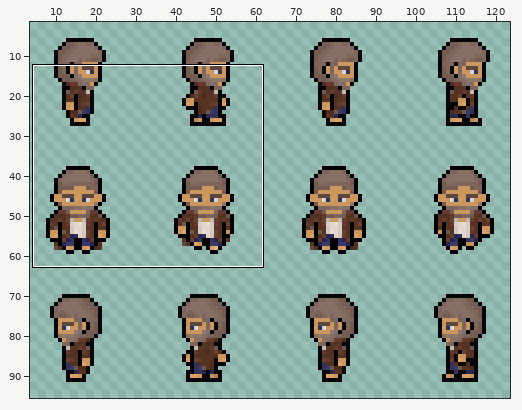
Sprite sheet -- project/world/characters/npcs/town/vagrant/vagrant_movement.png. Above: a wide view before the commit, with the close-up outlined.
Close-up. Before the commit:
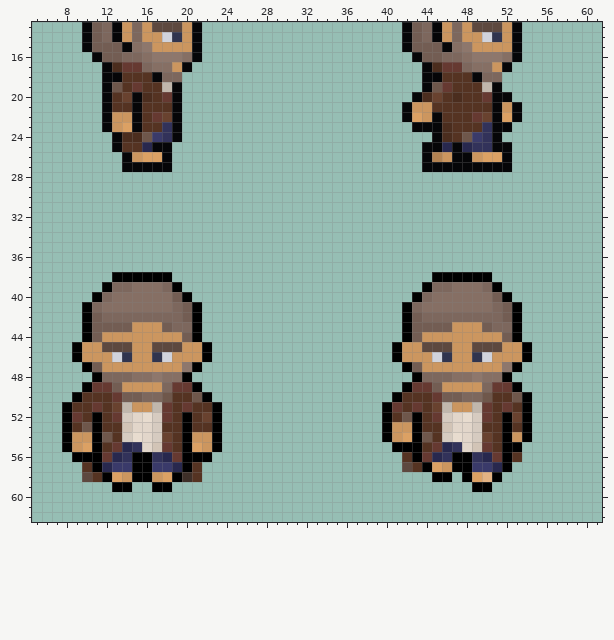
The file is 128x128 pixels. Colours within 5 levels of each other are drawn and written as one. Shown: x 5..61, y 13..62. The wide view leaves out empty margins. The commit also changed other parts of the picture, which this record leaves out.
Once edited:
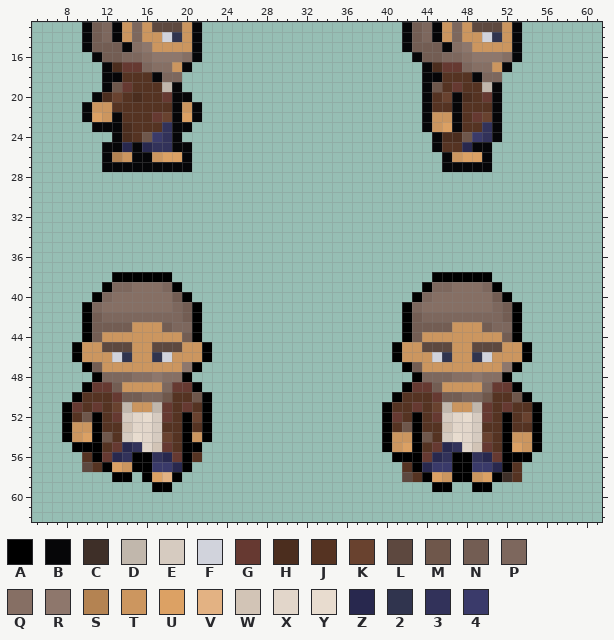
Palette (. is transparent): A #000000  B #060608  C #3e2f28  D #c1b7ac  E #d6cbc0  F #d1d3dc  G #663931  H #4b2d1e  J #553322  K #69422f  L #5d483f  M #6f574b  N #735d53  P #7d675d  Q #866f64  R #8e776c  S #b48352  T #cc965f  U #dca164  V #e3b283  W #d2c4b6  X #e2d6ca  Y #e8dccf  Z #28284e  2 #30344e  3 #32325a  4 #3a3a6a
From old to new:
Changed rows in their new state; - is an unchanged pixel.
first column x 10:
19 ----GJ------------------------------JG------
20 -BHKJHJ---B----------------------.BJKBH---.-
21 BTT--J----TB--------------------..B--B----..
22 BUTBJJ----UB--------------------..BTTB----..
23 -B-BHJ----B----------------------.-TUB----.-
24 -----J-------------------------------H------
25 --B-ZB-33BB-----------------------.-JJ-BB..-
26 --BSTBBTUUB-----------------------..BTUUB..-
27 --BB-----BB-----------------------..-----..-
first column x 8:
51 -G------------A.-----------------J------------JA
52 -JM----------KA.-----------------GJ----------JKA
53 -TT-----------A.-----------------JM-----------JA
54 --U-----------A.------------------T-----------TA
55 .AA----------A..----------------ATU----------UTA
56 -.J----------J.------------------AA----------AA-
57 --LJAUT------.--------------------JAZ44------J--
58 --...AA.-UV-..--------------------LJAUTA-TU-CJ--
59 -----..------------------------------AA---------
Pixel boxes of the changes (left, top, right, bottom) in both close-ups:
changed: (82, 82, 202, 172)
changed: (402, 82, 522, 172)
changed: (62, 402, 222, 492)
changed: (382, 402, 542, 492)
